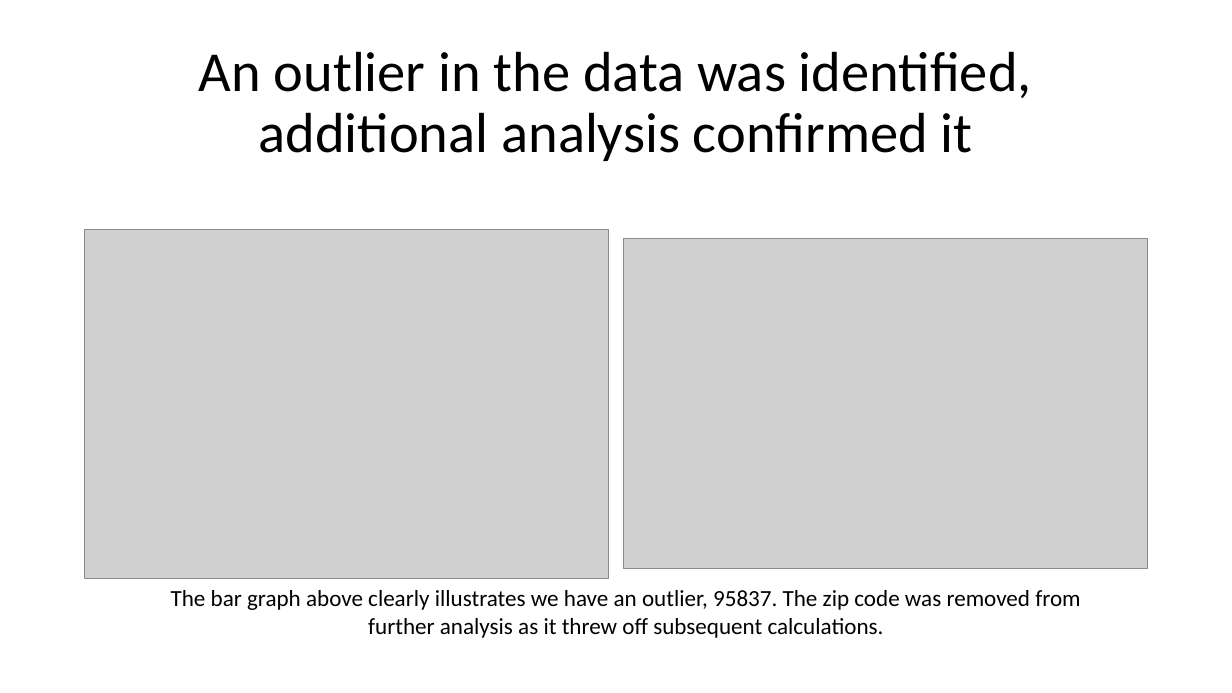
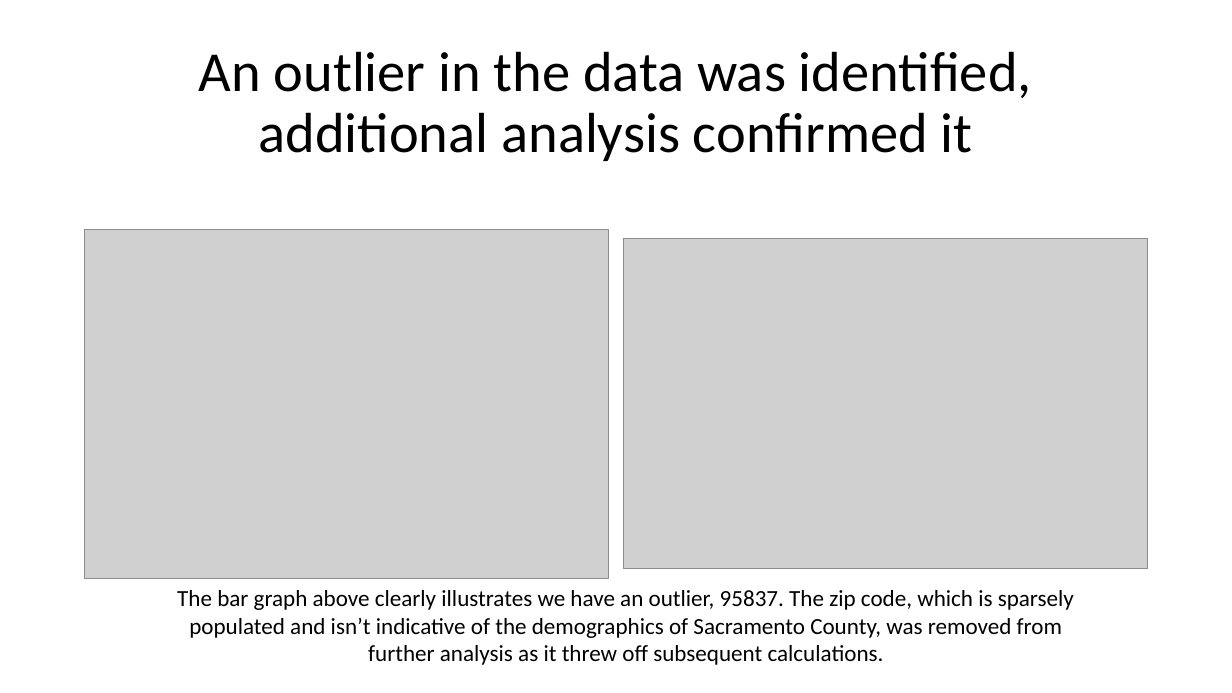
Before and after one commit to sean-galloway/Crime_and_Poverty, a slide deck: slide 10 of Project_1_Presentation.pptx (slide 12 before the commit). Drawn at 1232x693 pixels with LibreOffice and Linux fonts; fonts in the diff are those of the drawing; grey boxes stand for pictures. Boxes give left, top, right and bottom in pixels: in the first picture for what was removed or moved away, otherwise in the second. Text is boxed around its words. In the diff, an @@ line names an element or a change of style, - is before the commit and + after.

```diff
--- a/Project_1_Presentation.pptx
+++ b/Project_1_Presentation.pptx
@@ text at <box>177,590,1074,665</box>: text changed @@
-The bar graph above clearly illustrates we have an outlier, 95837. The zip code was removed from further analysis as it threw off subsequent calculations.
+The bar graph above clearly illustrates we have an outlier, 95837. The zip code, which is sparsely populated and isn’t indicative of the demographics of Sacramento County, was removed from further analysis as it threw off subsequent calculations.
```
Also in this commit, not shown: 3 other slides changed, 1 other file.
